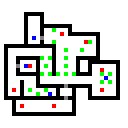
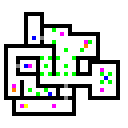
Before/after of a 128px x 128px layered artwork. What changed in the layer stack:
removed layer "Layer" over [12, 32, 104, 108]
painted on "Background" over [12, 32, 104, 108]
